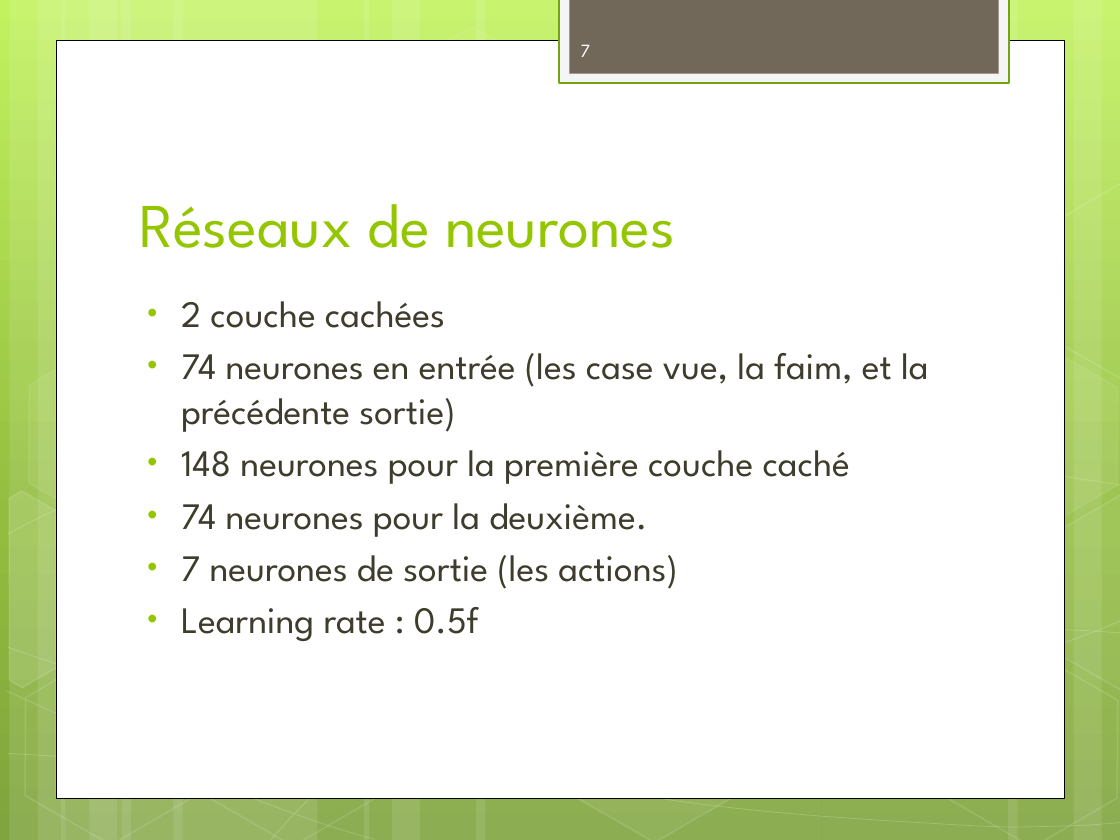
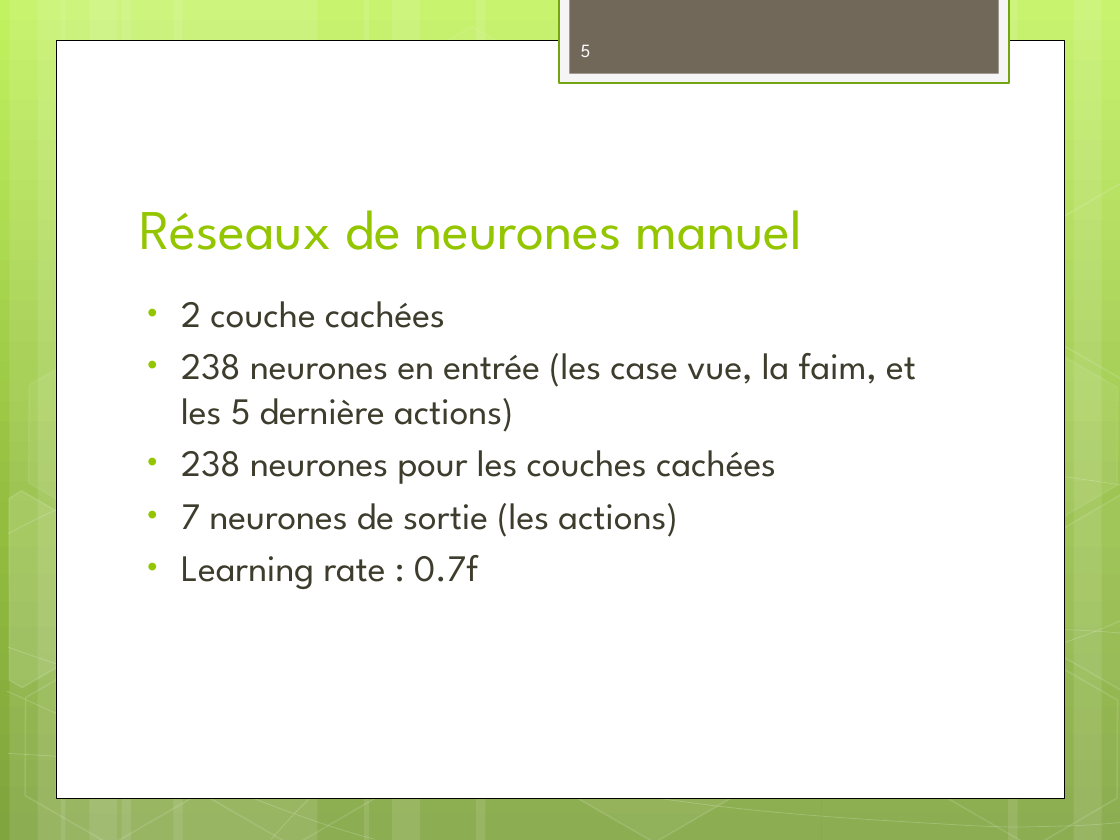
Before and after one commit to Surogate/ai-playground, a slide deck: slide 5 of Pattern Matcher.pptx (slide 7 before the commit). Drawn at 1120x840 pixels with LibreOffice and Linux fonts; fonts in the diff are those of the drawing. Boxes give left, top, right and bottom in pixels: in the first picture for what was removed or moved away, otherwise in the second. Text is boxed around its words. In the diff, an @@ line names an element or a change of style, - is before the commit and + after.

Commit message:
Maj du ppt Correction des poid pour le loup Rajout de virtual pour les entity

```diff
--- a/Pattern Matcher.pptx
+++ b/Pattern Matcher.pptx
@@ page number at <box>581,44,591,57</box>: text changed @@
-7
+5
@@ title at <box>139,210,803,250</box>: text changed; size 40 to 36 pt @@
-Réseaux de neurones
+Réseaux de neurones manuel
@@ text at <box>181,353,916,484</box>: text changed @@
-• 74 neurones en entrée (les case vue, la faim, et la précédente sortie)
-• 148 neurones pour la première couche caché
-• 74 neurones pour la deuxième.
+• 238 neurones en entrée (les case vue, la faim, et les 5 dernière actions)
+• 238 neurones pour les couches cachées
@@ text at <box>181,555,479,589</box>: text changed @@
-• Learning rate : 0.5f
+• Learning rate : 0.7f
```
Also in this commit, not shown: 4 other slides changed, 1 slide added, 3 other files.
